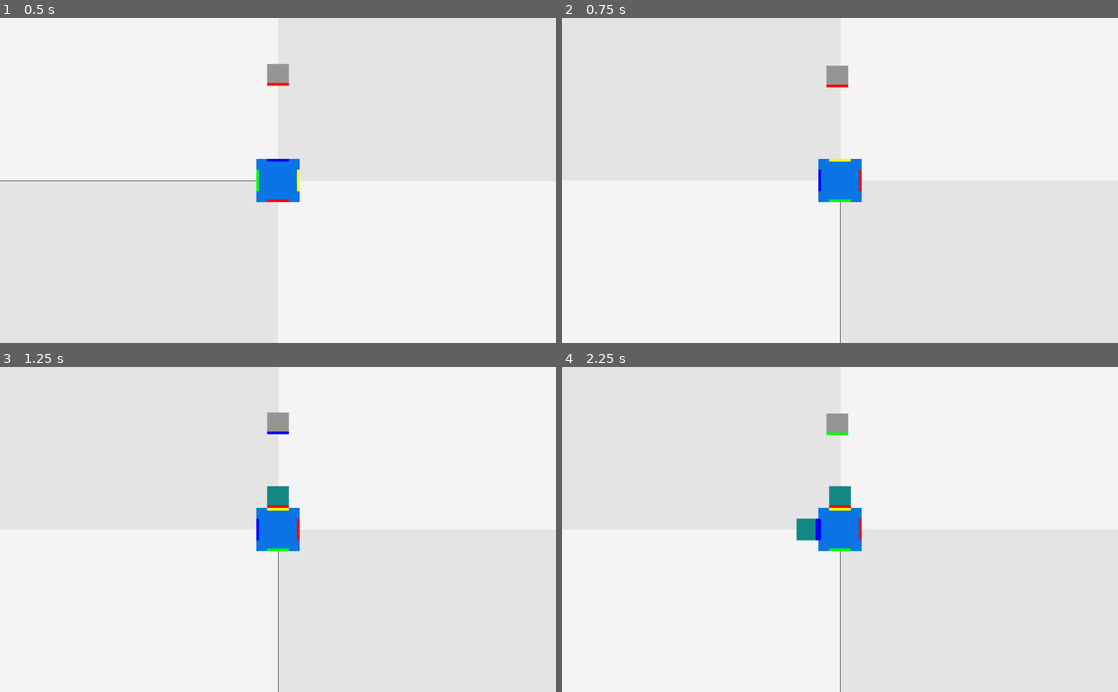
Above: before the commit, frames 1-4 (two rows, left to right).
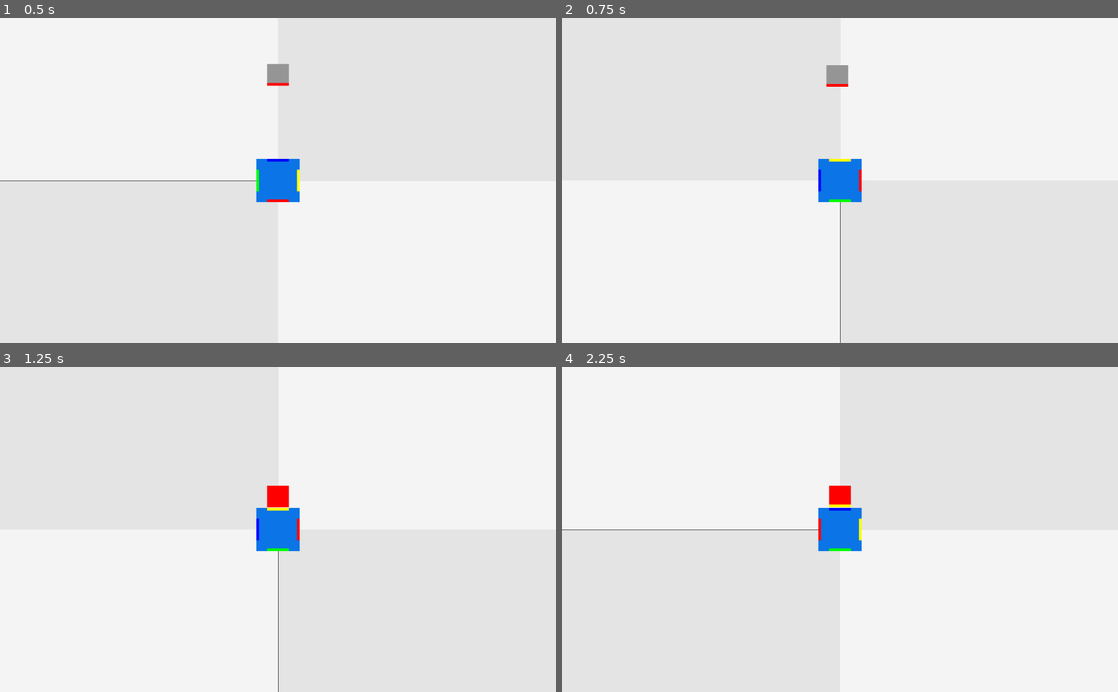
Above: after the commit, the same moments.

Repository: KeatonMueller/polymonous
Game: Godot game, scene res://MainScene.tscn
Two runs of this game, one before a commit and one after it. Both use one fixed random seed, a clock stepped at 60 frames per second and the inputs below.
Inputs:
- Up to frame 1 (0.5 s): no input
- Up to frame 2 (0.75 s): tap Enter (new_game, bound only after the commit) at 0.5 s; hold Right (rot_right) from 0.53 s (still down); tap S (drop) at 0.6 s
- Up to frame 3 (1.25 s): keep holding Right (rot_right); tap Enter (new_game, bound only after the commit) at 0.8 s
- Up to frame 4 (2.25 s): release Right (rot_right) at 1.28 s; hold Left (rot_left) 1.28-2.03 s; tap Enter (new_game, bound only after the commit) at 1.35 s; tap S (drop) at 1.55, 2.1 s; hold Right (rot_right) from 2.03 s (still down)

Frame 1 is identical in both runs. In frame 2, less than 0.1% of the frame differs, in the area x 47-52%, y 14-22%; in frame 3, 0.5%; in frame 4, 1.1%, in the area x 0-54%, y 14-100%.
Error after the commit: Invalid get index 'new_game' (on base: 'Dictionary'). (res://MainScene.gd:110)

Commit message:
add game over and new game

Diff:
--- a/Base.gd
+++ b/Base.gd
@@ -28,4 +28,3 @@
 		pos_vals.erase(val);
 		values[theta] = val;
 		rects[i].color = Utils.COLORS[val];
-		print(theta, ', ', val);
--- a/Box.gd
+++ b/Box.gd
@@ -9,8 +9,11 @@
 var value: int;
 
 func deactivate():
-	color_rect.color = Color("#158786");
+	color_rect.color = Color("158786");
 	locked = true;
+
+func error():
+	color_rect.color = Color("ff0000")
 
 func set_value(val: int):
 	if not label:
--- a/MainScene.gd
+++ b/MainScene.gd
@@ -5,6 +5,7 @@
 	"ROT_LEFT": "rot_left",
 	"ROT_RIGHT": "rot_right",
 	"DROP": "drop",
+	"NEW_GAME": "new_game",
 };
 
 # directions for a given action
@@ -35,7 +36,7 @@
 var theta_calc: float = 0;
 var theta_offset: float = -PI / 2;
 var theta_display: float = theta_calc + theta_offset;
-var curr_height: float = 200.0;
+var curr_height: float = INITIAL_HEIGHT;
 var fall_speed: float = 10.0;
 
 # action values
@@ -53,6 +54,7 @@
 var wrap: Dictionary = {};
 
 # game state values
+var game_over: bool = false;
 var boxes: Dictionary = {};
 var box_values: Array;
 
@@ -62,11 +64,39 @@
 	cam = base.get_node("Camera2D");
 	timer = get_node("Timer");
 	calc_thetas(base.num_sides);
+	new_game();
+
+func new_game():
+	game_over = false;
+	# clear out any dropped boxes
+	for theta in boxes.keys():
+		for child in boxes[theta]:
+			remove_child(child);
+		boxes.erase(theta);
+	# remove curr_box
+	if curr_box:
+		remove_child(curr_box);
+	# empty action_list
+	action_list = [];
+	# reset transforms
+	cam.rotation = 0;
+	theta_calc = 0;
+	theta_offset = -PI / 2;
+	theta_display = theta_calc + theta_offset;
+	curr_height = INITIAL_HEIGHT;
+	# reset box and base values
 	box_values = range(base.num_sides);
 	base.set_values(thetas);
+	# add new curr_box
 	new_box();
 
+
 func _physics_process(delta):
+	if game_over:
+		if Input.is_action_just_pressed(Action.NEW_GAME):
+			new_game();
+		return;
+
 	# check for each action
 	for action in Action.values():
 		if Input.is_action_just_pressed(action):
@@ -95,7 +125,6 @@
 		if curr_box.move_and_collide(move_vector) != null:
 			dropping = false;
 			lock_box();
-			new_box();
 	# make the box fall slowly if not dropping
 	else:
 		curr_height -= delta * fall_speed;
@@ -106,18 +135,18 @@
 	# detect collision from passive falling
 	if not dropping and not tweening and body == curr_box:
 		lock_box();
-		new_box();
 
 func lock_box():
 	var th = Utils.round(theta_calc);
-	if base.values[th] == curr_box.value:
-		print('yippee! ', th)
+	if base.values[th] != curr_box.value:
+		game_over = true;
+		curr_box.error();
+		return;
 	else:
-		print('boo ', th, ', ', base.values[th], ', ', curr_box.value);
-	# deactivate dropped box
+		curr_box.deactivate();
+
 	curr_box.position.x = cos(theta_display) * (base.radius + curr_box.radius);
 	curr_box.position.y = sin(theta_display) * (base.radius + curr_box.radius);
-	curr_box.deactivate();
 	# record dropped box
 	var key = Utils.round(theta_display);
 	if boxes.has(key):
@@ -134,6 +163,7 @@
 		timer_flag = TIMER_ACTION.ClearLayer;
 	elif box_values.size() == 0:
 		box_values = range(base.num_sides);
+	new_box();
 
 func _on_Timer_timeout():
 	timer.stop();
--- a/project.godot
+++ b/project.godot
@@ -42,6 +42,11 @@
 , Object(InputEventKey,"resource_local_to_scene":false,"resource_name":"","device":0,"alt":false,"shift":false,"control":false,"meta":false,"command":false,"pressed":false,"scancode":16777234,"unicode":0,"echo":false,"script":null)
  ]
 }
+new_game={
+"deadzone": 0.5,
+"events": [ Object(InputEventKey,"resource_local_to_scene":false,"resource_name":"","device":0,"alt":false,"shift":false,"control":false,"meta":false,"command":false,"pressed":false,"scancode":16777221,"unicode":0,"echo":false,"script":null)
+ ]
+}
 
 [rendering]
 
